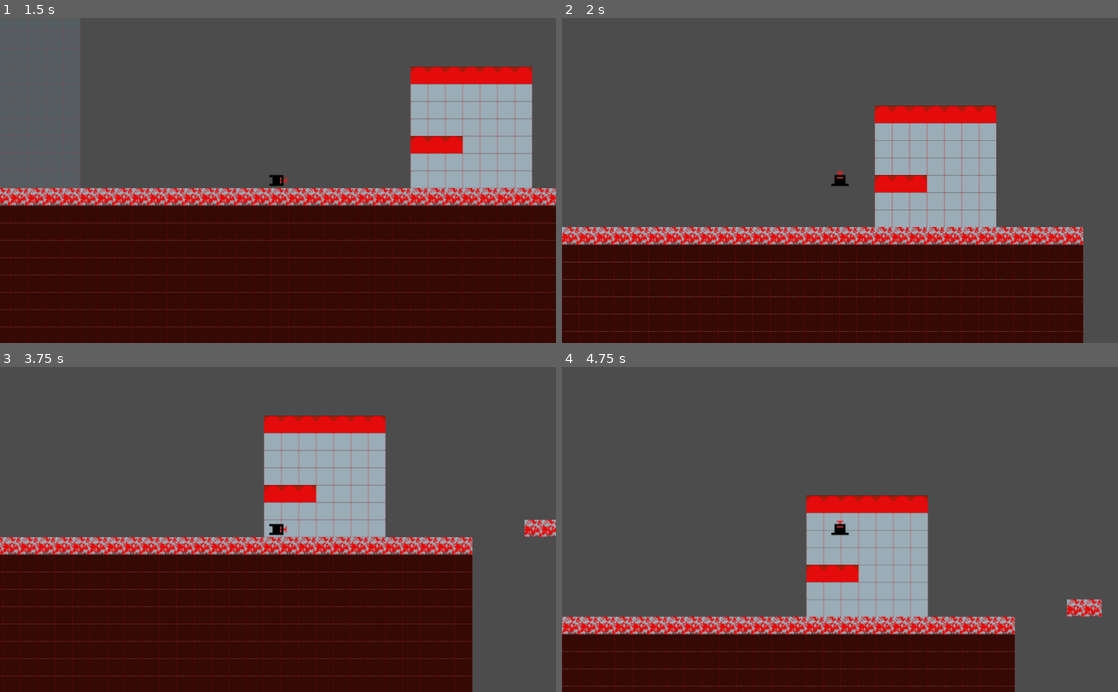
Above: before the commit, frames 1-4 (two rows, left to right).
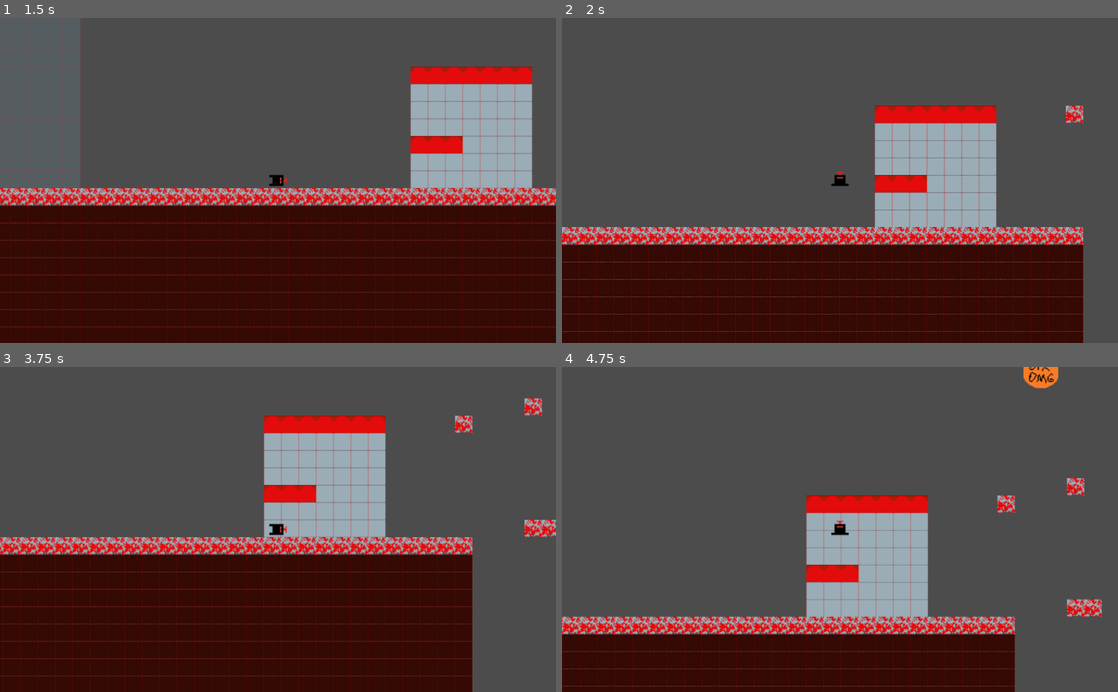
Above: after the commit, the same moments.

Repository: tompasini/Born4Lazers
Game: Godot game, scene res://Level1.tscn
Same seed, same stepped clock (60 frames per second), same inputs: the game is played once before the commit and once after it.
Inputs:
- Up to frame 1 (1.5 s): tap Enter at 0.5 s; hold D (right) from 0.53 s (still down); tap Space (jump) at 0.77 s
- Up to frame 2 (2 s): keep holding D (right); tap Space (jump) at 1.52 s
- Up to frame 3 (3.75 s): release D (right) at 2.03 s; hold A (left) 2.03-2.78 s; hold D (right) from 2.78 s (still down); tap Space (jump) at 3.02 s
- Up to frame 4 (4.75 s): tap Space (jump) at 3.77, 4.52 s; release D (right) at 4.28 s; hold A (left) from 4.28 s (still down)

Frame 1 is identical in both runs. In frame 2, 0.2% of the frame differs, in the area x 90-94%, y 26-33%; in frame 3, 0.3%; in frame 4, 0.7%, in the area x 78-94%, y 0-45%.

Commit message:
collision layers and masks

Diff:
--- /dev/null
+++ b/2xDamage.gd
@@ -0,0 +1,6 @@
+extends Area2D
+
+
+
+func _on_2xDamage_body_entered(body):
+	queue_free() # Replace with function body.
--- /dev/null
+++ b/2xDamage.tscn
@@ -0,0 +1,27 @@
+[gd_scene load_steps=5 format=2]
+
+[ext_resource path="res://Assets/Power Ups/2xDamage.png" type="Texture" id=1]
+[ext_resource path="res://2xDamage.gd" type="Script" id=2]
+
+[sub_resource type="CircleShape2D" id=2]
+radius = 17.0
+
+[sub_resource type="SpriteFrames" id=1]
+animations = [ {
+"frames": [ ExtResource( 1 ) ],
+"loop": true,
+"name": "default",
+"speed": 5.0
+} ]
+
+[node name="2xDamage" type="Area2D"]
+collision_layer = 8
+script = ExtResource( 2 )
+
+[node name="CollisionShape2D" type="CollisionShape2D" parent="."]
+shape = SubResource( 2 )
+
+[node name="AnimatedSprite" type="AnimatedSprite" parent="."]
+frames = SubResource( 1 )
+
+[connection signal="body_entered" from="." to="." method="_on_2xDamage_body_entered"]
--- a/LZer.tscn
+++ b/LZer.tscn
@@ -27,6 +27,7 @@
 extents = Vector2( 5, 6 )
 
 [node name="LZer" type="KinematicBody2D"]
+collision_mask = 30
 script = ExtResource( 2 )
 
 [node name="AnimatedSprite" type="AnimatedSprite" parent="."]
--- a/Level1.tscn
+++ b/Level1.tscn
@@ -1,8 +1,9 @@
-[gd_scene load_steps=7 format=2]
+[gd_scene load_steps=8 format=2]
 
 [ext_resource path="res://RedTileset1.tres" type="TileSet" id=1]
 [ext_resource path="res://LZer.tscn" type="PackedScene" id=2]
 [ext_resource path="res://RedTilesetOneWay.tres" type="TileSet" id=3]
+[ext_resource path="res://2xDamage.tscn" type="PackedScene" id=4]
 
 [sub_resource type="RectangleShape2D" id=1]
 extents = Vector2( 24, 8 )
@@ -18,6 +19,8 @@
 [node name="TilesOneWay" type="TileMap" parent="."]
 tile_set = ExtResource( 3 )
 cell_size = Vector2( 16, 16 )
+collision_layer = 2
+collision_mask = 17
 format = 1
 tile_data = PoolIntArray( 458774, 3, 0, 458775, 3, 0, 458776, 3, 0, 458777, 3, 0, 458778, 3, 0, 458779, 3, 0, 458780, 3 …(983 unchanged characters)…
 
@@ -36,8 +39,10 @@
 [node name="TilesSolid" type="TileMap" parent="."]
 tile_set = ExtResource( 1 )
 cell_size = Vector2( 16, 16 )
+collision_layer = 2
+collision_mask = 17
 format = 1
-tile_data = PoolIntArray( 65522, -1610612730, 0, 65523, -161 …(2750 unchanged characters)… -1610612730, 0, 393218, -1610612730, 0, 524274, -1610612730, 0, 524275, -1610612730, 0, 524276, -1610612730, 0, 524277, -1610612730, 0, 524278, -1610612730, 0, 524279, -1610612730, 0, 524280, -1610612730, 0, 524281, -1610612730, 0, 524282, -1610612730, 0, 524283, -1610612730, 0, 524284, -1610612730, 0, 524285, -1610612730, 0, 524286, -1610612730, 0, 524287, -1610612730, 0, 458752, -1610612730, 0, 458753, -1610612730, 0, 458754, -1610612730, 0, 589810, -1610612730, 0, 589811, -1 …(10874 unchanged characters)…
+tile_data = PoolIntArray( 65522, -1610612730, 0, 65523, -161 …(2750 unchanged characters)… -1610612730, 0, 393218, -1610612730, 0, 393253, 0, 0, 524274, -1610612730, 0, 524275, -1610612730, 0, 524276, -1610612730, 0, 524277, -1610612730, 0, 524278, -1610612730, 0, 524279, -1610612730, 0, 524280, -1610612730, 0, 524281, -1610612730, 0, 524282, -1610612730, 0, 524283, -1610612730, 0, 524284, -1610612730, 0, 524285, -1610612730, 0, 524286, -1610612730, 0, 524287, -1610612730, 0, 458752, -1610612730, 0, 458753, -1610612730, 0, 458754, -1610612730, 0, 458785, 0, 0, 589810, -1610612730, 0, 589811, -1 …(10874 unchanged characters)…
 
 [node name="LZer" parent="." instance=ExtResource( 2 )]
 position = Vector2( 60, 218 )
@@ -53,6 +58,7 @@
 
 [node name="FallZone" type="Area2D" parent="."]
 position = Vector2( 548, 353 )
+collision_layer = 4
 __meta__ = {
 "_edit_group_": true
 }
@@ -61,4 +67,7 @@
 position = Vector2( 58, 75 )
 shape = SubResource( 3 )
 
+[node name="2xDamage" parent="." instance=ExtResource( 4 )]
+position = Vector2( 568, -3 )
+
 [connection signal="body_entered" from="FallZone" to="LZer" method="_on_FallZone_body_entered"]
--- a/project.godot
+++ b/project.godot
@@ -32,6 +32,15 @@
  ]
 }
 
+[layer_names]
+
+2d_physics/layer_1="player"
+2d_physics/layer_2="platform"
+2d_physics/layer_3="fallzone"
+2d_physics/layer_4="item"
+2d_physics/layer_5="enemy"
+2d_physics/layer_6="laser"
+
 [physics]
 
 common/enable_pause_aware_picking=true
